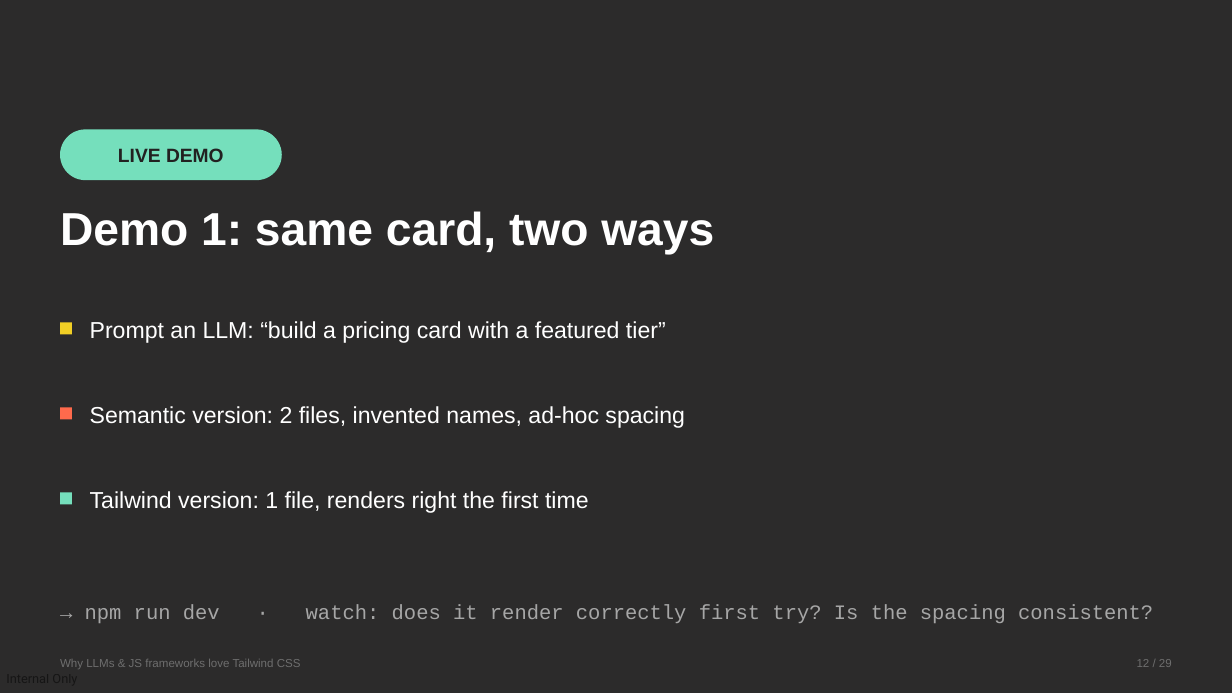
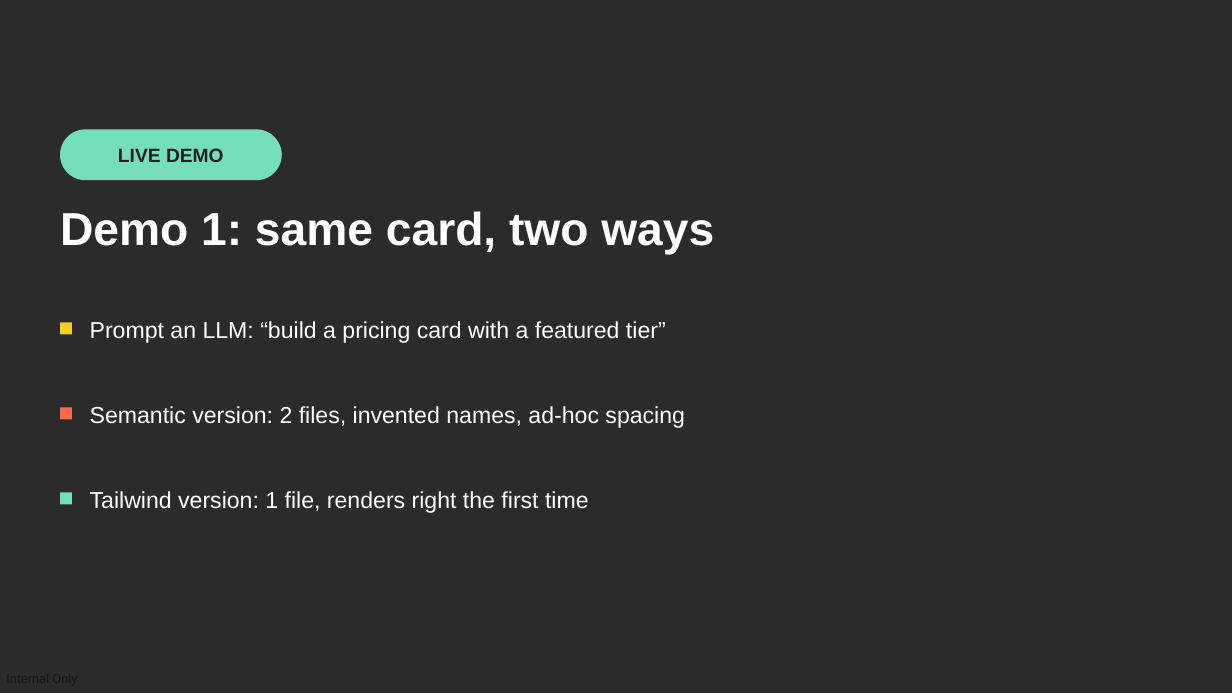
Before and after one commit to devlinduldulao/llm-loves-tailwind-and-js, a slide deck: slide 12 of why-llms-love-tailwind-conf.pptx. Drawn at 1232x693 pixels with LibreOffice and Linux fonts; fonts in the diff are those of the drawing. Boxes give left, top, right and bottom in pixels: in the first picture for what was removed or moved away, otherwise in the second. Text is boxed around its words. In the diff, an @@ line names an element or a change of style, - is before the commit and + after.

```diff
--- a/why-llms-love-tailwind-conf.pptx
+++ b/why-llms-love-tailwind-conf.pptx
@@ text removed at [85, 605, 1153, 623] @@
-→ npm run dev · watch: does it render correctly first try? Is the spacing consistent?
@@ text removed at [60, 659, 301, 669] @@
-Why LLMs & JS frameworks love Tailwind CSS
@@ text removed at [1137, 659, 1172, 667] @@
-12 / 29
```
Also in this commit, not shown: 26 other slides changed.
